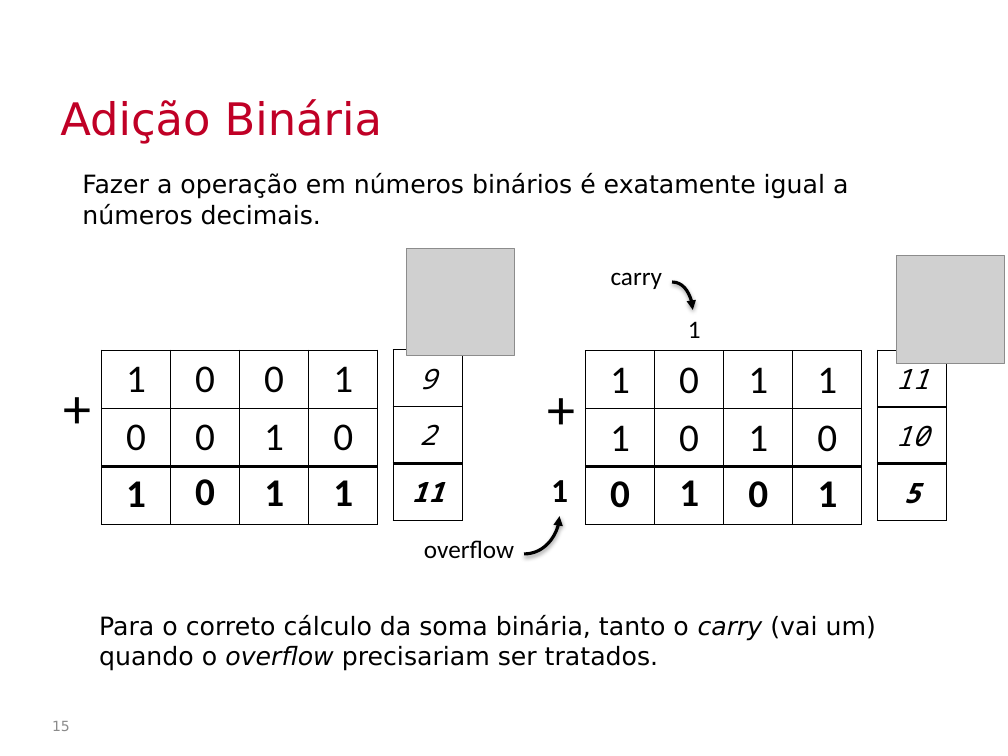
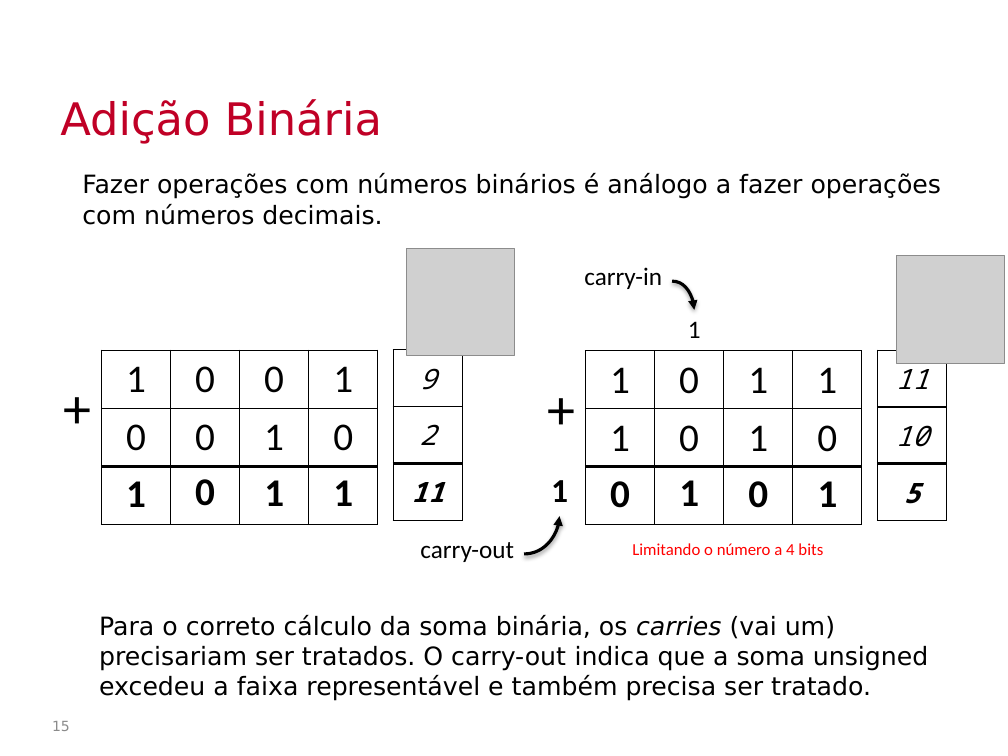
Before and after one commit to Insper/bits-e-proc, a slide deck: slide 15 of docs-src/slides/conteudoDadosDigitais.pptx. Drawn at 1008x756 pixels with LibreOffice and Linux fonts; fonts in the diff are those of the drawing; grey boxes stand for pictures; background and template pictures are left out. Boxes give left, top, right and bottom in pixels: in the first picture for what was removed or moved away, otherwise in the second. Text is boxed around its words. In the diff, an @@ line names an element or a change of style, - is before the commit and + after.

```diff
--- a/docs-src/slides/conteudoDadosDigitais.pptx
+++ b/docs-src/slides/conteudoDadosDigitais.pptx
@@ text at (x1=82, y1=173, x2=942, y2=225): text changed @@
-Fazer a operação em números binários é exatamente igual a números decimais.
+Fazer operações com números binários é análogo a fazer operações com números decimais.
@@ text at (x1=584, y1=267, x2=662, y2=289): text changed @@
-carry
+carry-in
@@ curved arrow (672, 281) - (695, 309): route changed @@
@@ text at (x1=420, y1=542, x2=514, y2=562): text changed @@
-overflow
+carry-out
@@ text added at (x1=632, y1=543, x2=823, y2=555), 12 pt, text #FF0000 @@
+Limitando o número a 4 bits
@@ text at (x1=99, y1=615, x2=928, y2=701): text changed @@
-Para o correto cálculo da soma binária, tanto o carry (vai um) quando o overflow precisariam ser tratados.
+Para o correto cálculo da soma binária, os carries (vai um) precisariam ser tratados. O carry-out indica que a soma unsigned excedeu a faixa representável e também precisa ser tratado.
```
Also in this commit, not shown: 17 other slides changed, 2 slides added, 2 slides removed, 1 other file.
